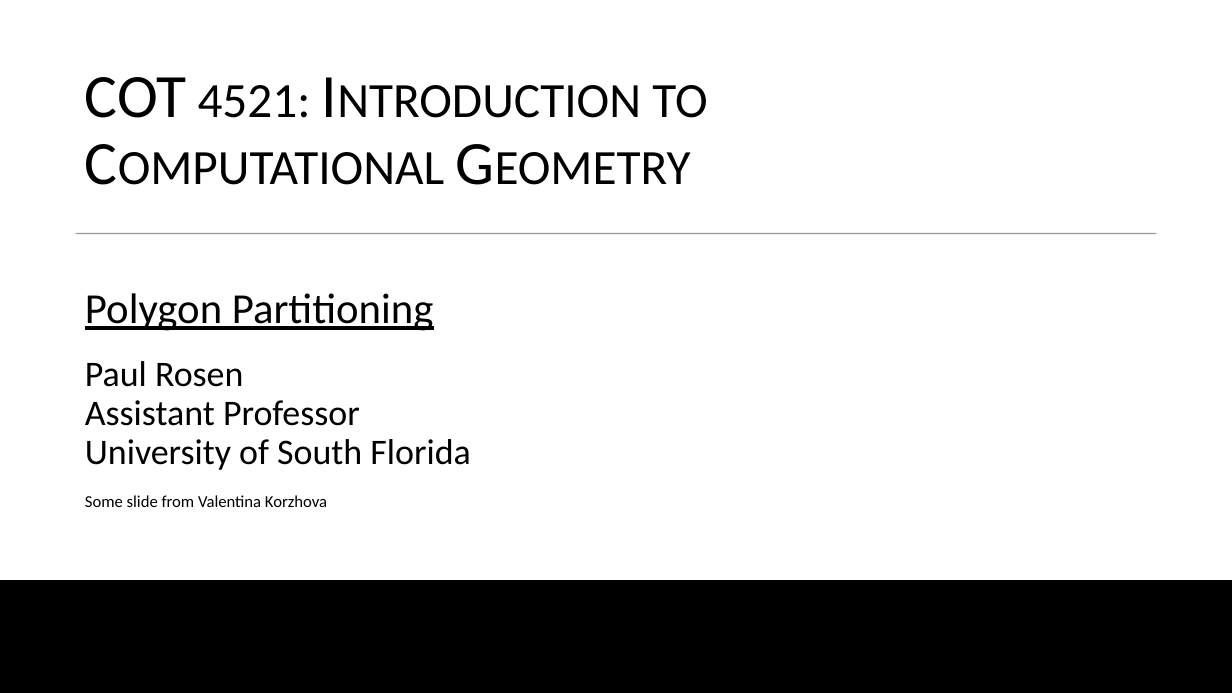
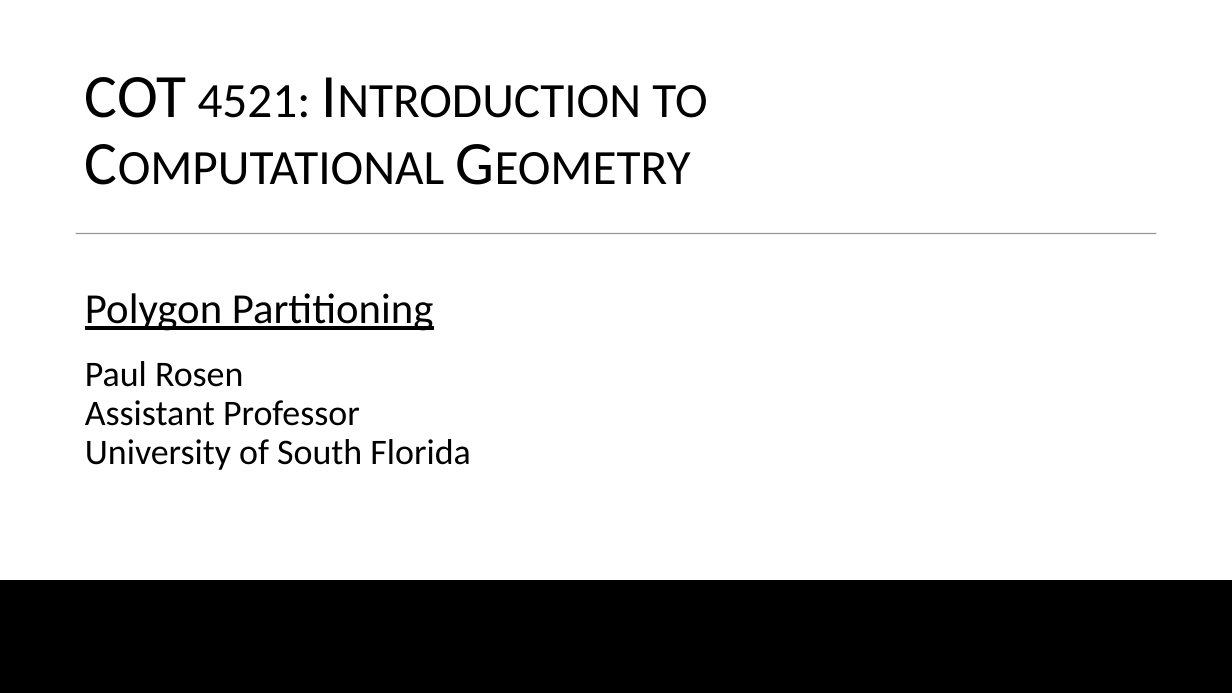
Before and after one commit to USFDataVisualization/Computational-Geometry-Lecture, a slide deck: slide 1 of M11-polygon_partitioning.pptx. Drawn at 1232x693 pixels with LibreOffice and Linux fonts; fonts in the diff are those of the drawing; background and template pictures are left out. Boxes give left, top, right and bottom in pixels: in the first picture for what was removed or moved away, otherwise in the second. Text is boxed around its words. In the diff, an @@ line names an element or a change of style, - is before the commit and + after.

```diff
--- a/M11-polygon_partitioning.pptx
+++ b/M11-polygon_partitioning.pptx
@@ text removed at (x1=85, y1=495, x2=327, y2=507) @@
-Some slide from Valentina Korzhova
```
Also in this commit, not shown: 1 other slide changed, 32 slides removed, 33 other files.
